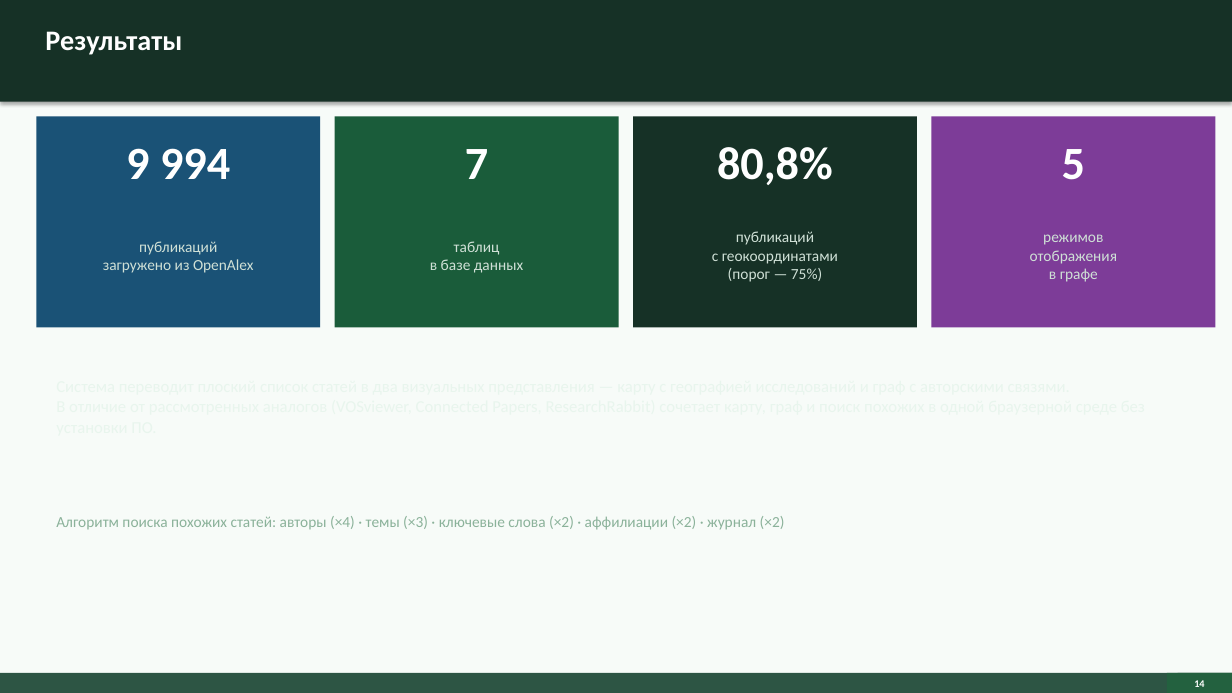
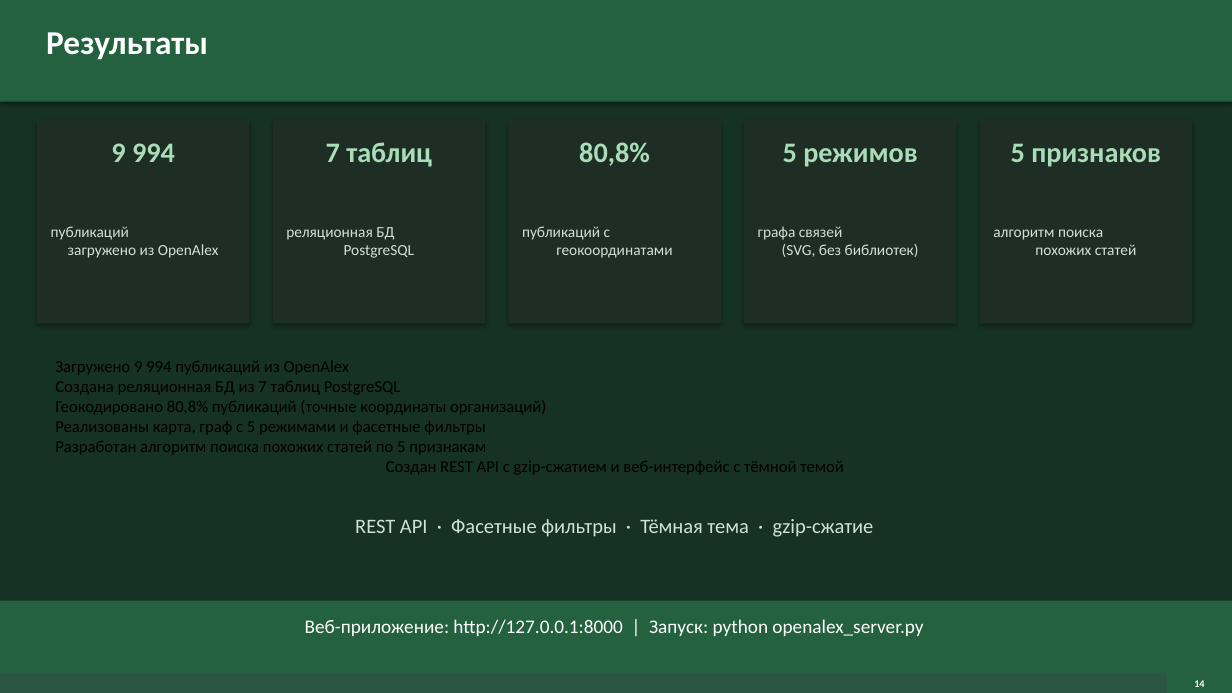
Before and after one commit to surnova2703/muiv3year, a slide deck: slide 14 of docs/Визуализация науки на основе метаданных публикаций и журналов.pptx. Drawn at 1232x693 pixels with LibreOffice and Linux fonts; fonts in the diff are those of the drawing. Boxes give left, top, right and bottom in pixels: in the first picture for what was removed or moved away, otherwise in the second. Text is boxed around its words. In the diff, an @@ line names an element or a change of style, - is before the commit and + after.

```diff
--- a/docs/Визуализация науки на основе метаданных публикаций и журналов.pptx
+++ b/docs/Визуализация науки на основе метаданных публикаций и журналов.pptx
@@ rectangle at [0, 0, 1232, 693]: fill #F7FBF8 to #163126 @@
@@ rectangle at [0, 0, 1232, 102]: fill #163126 to #23613F @@
@@ text "Результаты" at [46, 32, 208, 60]: size 22 to 26 pt; vertical alignment middle to top @@
@@ rectangle: place and size @@
-rectangle at [36, 116, 320, 327]
+rectangle at [37, 120, 250, 323]
@@ rectangle at [37, 120, 250, 323]: fill #1A5276 to #1E2E25; shadow on @@
@@ text "9 994" at [111, 143, 175, 162]: size 36 to 22 pt, text colour #FFFFFF to #A8DDB8; vertical alignment middle to top @@
@@ rectangle: place and size @@
-rectangle at [335, 116, 618, 327]
+rectangle at [273, 120, 485, 323]
@@ rectangle at [273, 120, 485, 323]: fill #1A5C3A to #1E2E25; shadow on @@
@@ vertical alignment middle to top in 4 elements at [51, 226, 218, 258], [1011, 143, 1161, 167], [522, 226, 672, 258], [326, 142, 432, 167] @@
@@ text at [326, 142, 432, 167]: text changed; size 36 to 22 pt; text colour #FFFFFF to #A8DDB8 @@
-7
+7 таблиц
@@ rectangle added at [508, 120, 721, 323], fill #1E2E25 @@
@@ text "80,8%" at [579, 142, 650, 166]: size 36 to 22 pt, text colour #FFFFFF to #A8DDB8; vertical alignment middle to top @@
@@ text "80,8%": place and size @@
-text "80,8%" at [717, 147, 833, 185]
+text "80,8%" at [579, 142, 650, 166]
@@ rectangle: place and size @@
-rectangle at [633, 116, 917, 327]
+rectangle at [744, 120, 957, 323]
@@ rectangle at [744, 120, 957, 323]: fill #163126 to #1E2E25; shadow on @@
@@ text added at [783, 143, 918, 167], 22 pt, text #A8DDB8, bold @@
+5 режимов
@@ rectangle: place and size @@
-rectangle at [932, 116, 1215, 327]
+rectangle at [980, 120, 1192, 323]
@@ rectangle at [980, 120, 1192, 323]: fill #7D3C98 to #1E2E25; shadow on @@
@@ text at [1011, 143, 1161, 167]: text changed; size 36 to 22 pt; text colour #FFFFFF to #A8DDB8 @@
-5
+5 признаков
@@ text added at [286, 227, 415, 258], 12 pt, text #CFE0D6 @@
+реляционная БД
+PostgreSQL
@@ text at [522, 226, 672, 258]: text changed @@
-публикаций
-с геокоординатами
-(порог — 75%)
+публикаций с
+геокоординатами
@@ text added at [758, 226, 919, 257], 12 pt, text #CFE0D6 @@
+графа связей
+(SVG, без библиотек)
@@ text added at [993, 229, 1137, 255], 12 pt, text #CFE0D6 @@
+алгоритм поиска
+похожих статей
@@ text removed at [1030, 234, 1117, 282] @@
-режимов
-отображения
-в графе
@@ text removed at [430, 241, 523, 273] @@
-таблиц
-в базе данных
@@ text added at [55, 361, 844, 475], 13 pt, text #000000 @@
+Загружено 9 994 публикаций из OpenAlex
+Создана реляционная БД из 7 таблиц PostgreSQL
+Геокодировано 80,8% публикаций (точные координаты организаций)
+Реализованы карта, граф с 5 режимами и фасетные фильтры
+Разработан алгоритм поиска похожих статей по 5 признакам
+Создан REST API с gzip-сжатием и веб-интерфейс с тёмной темой
@@ text removed at [56, 516, 785, 530] @@
-Алгоритм поиска похожих статей: авторы (×4) · темы (×3) · ключевые слова (×2) · аффилиации (×2) · журнал (×2)
@@ text added at [355, 519, 874, 537], 16 pt, text #CFE0D6 @@
+REST API · Фасетные фильтры · Тёмная тема · gzip-сжатие
@@ rectangle added at [0, 601, 1232, 693], fill #23613F @@
@@ text added at [305, 619, 923, 636], 15 pt, text #FFFFFF @@
+Веб-приложение: http://127.0.0.1:8000 | Запуск: python openalex_server.py
@@ text "14" rewrapped from [1166, 673, 1232, 693] to [1194, 680, 1204, 687] @@
```
